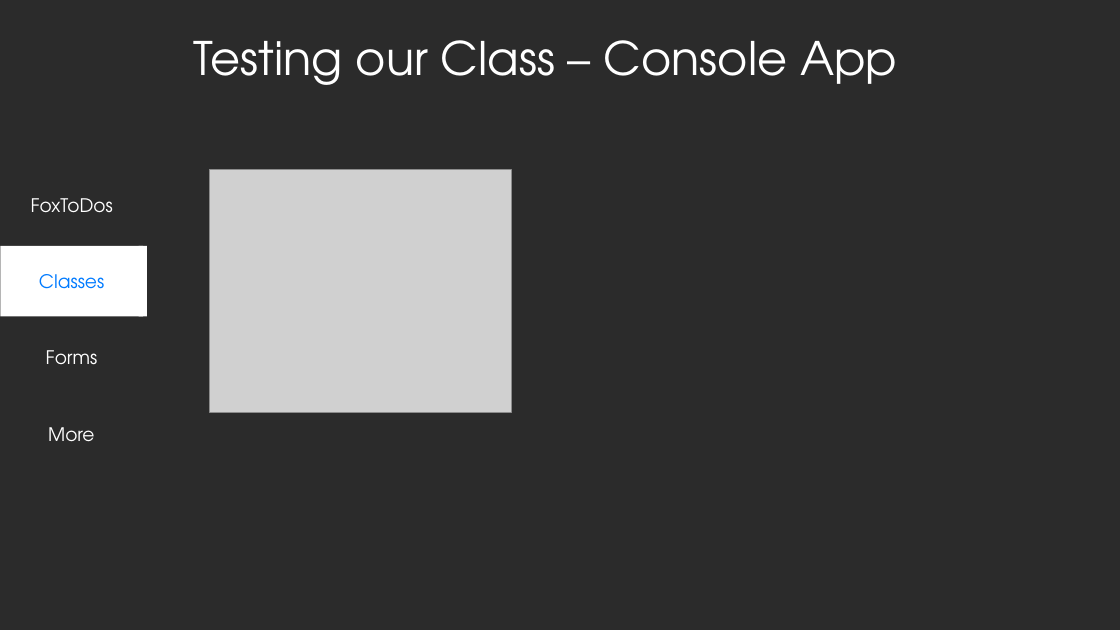
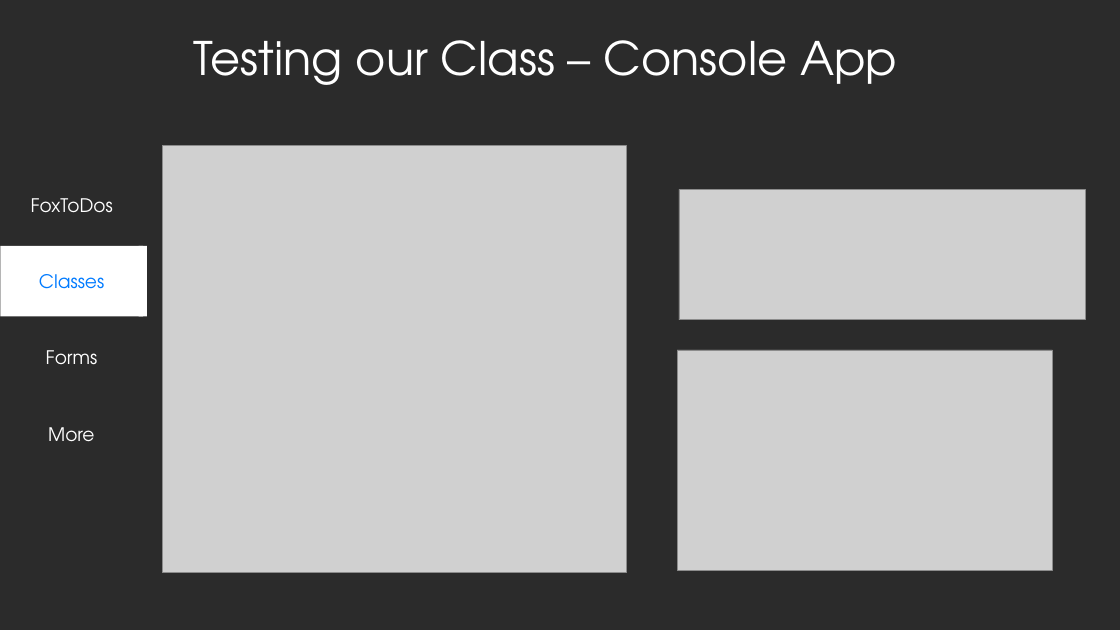
Before and after one commit to eselje/XToDos, a slide deck: slide 25 of Docs/Selje_XSharpFromScratch_Slides.pptx. Drawn at 1120x630 pixels with LibreOffice and Linux fonts; fonts in the diff are those of the drawing; grey boxes stand for pictures; background and template pictures are left out; a plain dark background stands for a picture behind light text. Boxes give left, top, right and bottom in pixels: in the first picture for what was removed or moved away, otherwise in the second. Text is boxed around its words. In the diff, an @@ line names an element or a change of style, - is before the commit and + after.

```diff
--- a/Docs/Selje_XSharpFromScratch_Slides.pptx
+++ b/Docs/Selje_XSharpFromScratch_Slides.pptx
@@ picture added at box(163, 146, 627, 573) @@
@@ picture removed at box(210, 170, 511, 413) @@
@@ picture added at box(679, 189, 1085, 319) @@
@@ picture added at box(677, 350, 1053, 571) @@
```
Also in this commit, not shown: 9 other slides changed, 18 slides added, 4 slides removed, 5 other files.
